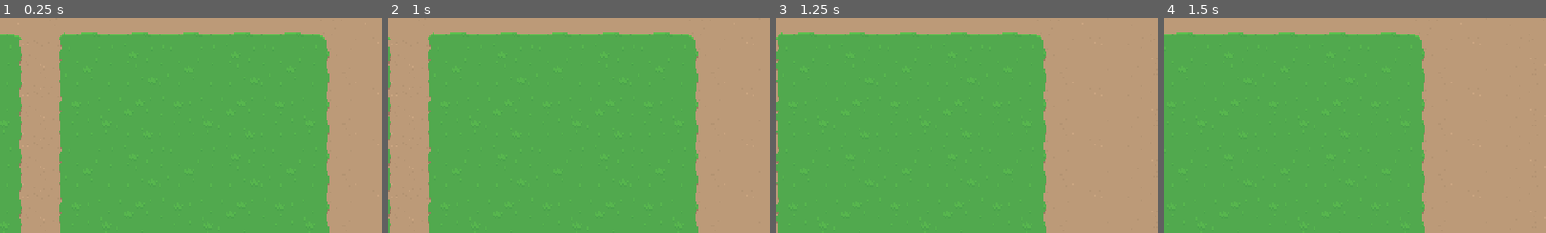
Above: before the commit, frames 1-4 (left to right).
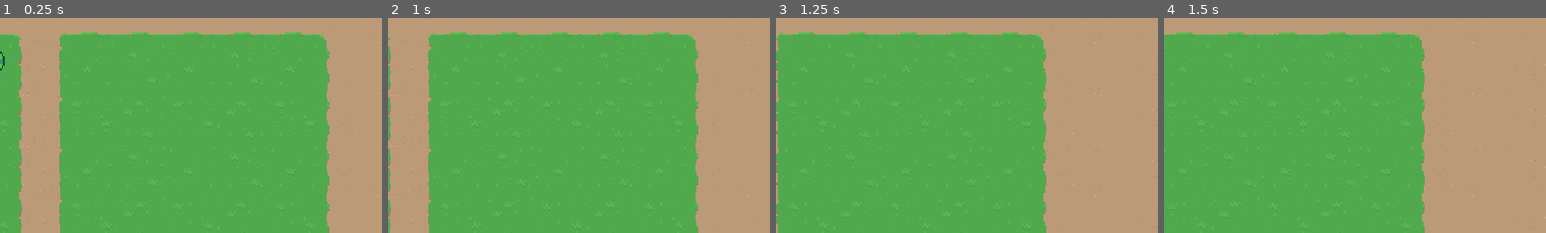
Above: after the commit, the same moments.

Repository: Sai-Santosh09/1st-game-test
Game: Godot game, scene res://Levels/Area01/01.tscn
Same seed, same stepped clock (60 frames per second), same inputs: the game is played once before the commit and once after it. Sound files missing from this copy of the repository are replaced by a short silence.
Inputs:
- Up to frame 1 (0.25 s): no input
- Up to frame 2 (1 s): tap Enter at 0.5 s; hold Right (right) from 0.53 s (still down); hold Z (attack) from 0.53 s (still down)
- Up to frame 3 (1.25 s): keep holding Right (right); keep holding Z (attack)
- Up to frame 4 (1.5 s): release Right (right) at 1.28 s; release Z (attack) at 1.28 s; hold Down (down) from 1.28 s (still down); tap Alt at 1.35 s
The pictures show only the part of the screen within x 0-50%, y 0-50%; the shares and areas given below are measured in that part.

The runs differ from the first frame. In frame 1, less than 0.1% of the frame differs, in the area x 0-2%, y 15-25%; in frame 2, nothing differs; in frame 3, nothing differs; in frame 4, nothing differs.

Commit message:
worked on the resource management and added inventory slot to the pause menu(not yet functional)

Diff:
--- a/00_Globals/global_player_manager.gd
+++ b/00_Globals/global_player_manager.gd
@@ -2,6 +2,8 @@
 
 
 const PLAYER = preload("uid://6ule42j8g1yt")
+const INVENTORY_DATA : InventoryData = preload("res://GUI/pause_menu/inventory/player_inventory.tres")
+
 
 var player : Player
 var player_spawned : bool = false
--- /dev/null
+++ b/GUI/pause_menu/inventory/Scripts/inventory_data.gd
@@ -0,0 +1,45 @@
+class_name InventoryData extends Resource
+
+@export var slots : Array[ SlotData ]
+
+func _init() -> void:
+	connect_slots()
+	pass
+
+
+
+func add_item( item : ItemData, count : int = 1) -> bool:
+	for s in slots:
+		if s:
+			if s.item_data == item:
+				s.quantity += count
+				return true
+
+	for i in slots.size():
+		if slots[ i ] == null:
+			var new = SlotData.new()
+			new.item_data = item
+			new.quantity = count
+			slots[ i ] = new
+			new.changed.connect( slot_changed )
+			return true
+
+
+	return false
+
+
+func connect_slots() -> void:
+	for s in slots:
+		if s:
+			s.changed.connect( slot_changed )
+
+
+func slot_changed() -> void:
+	for s in slots:
+		if s:
+			if s.quantity < 1:
+				s.changed.disconnect( slot_changed )
+				var index = slots.find( s )
+				slots[ index ] = null
+				emit_changed()
+	pass
--- /dev/null
+++ b/GUI/pause_menu/inventory/Scripts/inventory_slot_ui.gd
@@ -0,0 +1,44 @@
+class_name InventorySlotUI extends Button
+
+var slot_data : SlotData : set = set_slot_data
+
+@onready var texture_rect: TextureRect = $TextureRect
+@onready var label: Label = $Label
+
+
+func _ready() -> void:
+	texture_rect.texture = null
+	label.text = ""
+	focus_entered.connect( item_focused )
+	focus_exited.connect( item_unfocused )
+	pressed.connect( item_pressed )
+
+
+func set_slot_data( value : SlotData ) -> void:
+	slot_data = value
+	if slot_data == null:
+		return
+	texture_rect.texture = slot_data.item_data.texture
+	label.text = str( slot_data.quantity )
+
+
+
+func item_focused() -> void:
+	if slot_data != null:
+		if slot_data.item_data != null:
+			PauseMenu.update_item_description( slot_data.item_data.description )
+	pass
+
+func item_unfocused() -> void:
+	PauseMenu.update_item_description("")
+	pass
+
+
+func item_pressed() -> void:
+	if slot_data:
+		if slot_data.item_data:
+			var was_used = slot_data.item_data.use()
+			if was_used == false:
+				return
+			slot_data.quantity -= 1
+			label.text = str( slot_data.quantity )
--- /dev/null
+++ b/GUI/pause_menu/inventory/Scripts/inventory_ui.gd
@@ -0,0 +1,48 @@
+class_name InventoryUI extends Control
+
+
+const INVENTORY_SLOT = preload("res://GUI/pause_menu/inventory/inventory_slot.tscn")
+
+var focus_index : int = 0
+
+@export var data : InventoryData
+
+
+func _ready() -> void:
+	PauseMenu.shown.connect( update_inventory )
+	PauseMenu.hidden.connect( clear_inventory )
+	clear_inventory()
+	data.changed.connect( on_inventory_changed )
+	pass
+
+
+func clear_inventory() -> void:
+	for c in get_children():
+		c.queue_free()
+
+
+func update_inventory() -> void:
+	for s in data.slots:
+		var new_slot = INVENTORY_SLOT.instantiate()
+		add_child( new_slot )
+		new_slot.slot_data = s
+		new_slot.focus_entered.connect( item_focused )
+
+	await get_tree().process_frame
+	get_child( 0 ).grab_focus()
+
+
+func item_focused() -> void:
+	for i in get_child_count():
+		if get_child( i ).has_focus():
+			focus_index = i
+			return
+	pass
+
+
+func on_inventory_changed() -> void:
+	var i = focus_index
+	clear_inventory()
+	await update_inventory()
+	await get_tree().process_frame
+	get_child(i).grab_focus()
--- /dev/null
+++ b/GUI/pause_menu/inventory/Scripts/slot_data.gd
@@ -0,0 +1,10 @@
+class_name SlotData extends Resource
+
+@export var item_data : ItemData
+@export var quantity : int = 0 : set = set_quantity
+
+
+func set_quantity( value : int ) -> void:
+	quantity = value
+	if quantity < 1:
+		emit_changed()
--- /dev/null
+++ b/GUI/pause_menu/inventory/inventory_slot.tscn
@@ -0,0 +1,29 @@
+[gd_scene load_steps=4 format=3 uid="uid://pc5nda8lr1bl"]
+
+[ext_resource type="Script" uid="uid://byemqbcipu6ob" path="res://GUI/pause_menu/inventory/Scripts/inventory_slot_ui.gd" id="1_d72hl"]
+[ext_resource type="Texture2D" uid="uid://b2rdkdwfytd5h" path="res://items/Sprites/items.png" id="1_eqhwg"]
+
+[sub_resource type="AtlasTexture" id="AtlasTexture_d72hl"]
+atlas = ExtResource("1_eqhwg")
+region = Rect2(0, 0, 32, 32)
+
+[node name="InventorySlot" type="Button"]
+custom_minimum_size = Vector2(32, 32)
+offset_right = 32.0
+offset_bottom = 32.0
+script = ExtResource("1_d72hl")
+
+[node name="TextureRect" type="TextureRect" parent="."]
+layout_mode = 0
+offset_right = 32.0
+offset_bottom = 32.0
+texture = SubResource("AtlasTexture_d72hl")
+stretch_mode = 3
+
+[node name="Label" type="Label" parent="."]
+layout_mode = 0
+offset_right = 31.0
+offset_bottom = 23.0
+theme_override_font_sizes/font_size = 8
+text = "99"
+horizontal_alignment = 2
--- /dev/null
+++ b/GUI/pause_menu/inventory/player_inventory.tres
@@ -0,0 +1,9 @@
+[gd_resource type="Resource" script_class="InventoryData" load_steps=3 format=3 uid="uid://byleoyua0ac7b"]
+
+[ext_resource type="Script" uid="uid://cofvbt5dhxj32" path="res://GUI/pause_menu/inventory/Scripts/inventory_data.gd" id="1_x61lb"]
+[ext_resource type="Script" uid="uid://d2ye03tpsayh8" path="res://GUI/pause_menu/inventory/Scripts/slot_data.gd" id="2_1btyl"]
+
+[resource]
+script = ExtResource("1_x61lb")
+slots = Array[ExtResource("2_1btyl")]([null, null, null, null, null, null, null, null, null, null])
+metadata/_custom_type_script = "uid://cofvbt5dhxj32"
--- a/GUI/pause_menu/pause_menu.gd
+++ b/GUI/pause_menu/pause_menu.gd
@@ -1,7 +1,14 @@
 extends CanvasLayer
 
-@onready var button_save: Button = $VBoxContainer/Button_Save
-@onready var button_load: Button = $VBoxContainer/Button_Load
+signal shown
+signal hidden
+
+@onready var audio_stream_player: AudioStreamPlayer = $Control/AudioStreamPlayer
+@onready var button_save: Button = $Control/HBoxContainer/Button_Save
+@onready var button_load: Button = $Control/HBoxContainer/Button_Load
+@onready var item_description: Label = $Control/ItemDescription
+
+
 
 var is_paused : bool = false
 
@@ -27,13 +34,14 @@
 	get_tree().paused = true
 	visible = true
 	is_paused = true
-	button_save.grab_focus()
+	shown.emit()
 
 
 func hide_pause_menu() -> void:
 	get_tree().paused = false
 	visible = false
 	is_paused = false
+	hidden.emit()
 
 
 func _on_save_pressed() -> void:
@@ -51,3 +59,13 @@
 	await LevalManager.level_load_started
 	hide_pause_menu()
 	pass
+
+
+func update_item_description( new_text : String ) -> void:
+	item_description.text = new_text
+
+
+
+func play_audio( audio : AudioStream ) -> void:
+	audio_stream_player.stream = audio
+	audio_stream_player.play()
--- a/GUI/pause_menu/pause_menu.tscn
+++ b/GUI/pause_menu/pause_menu.tscn
@@ -1,12 +1,40 @@
-[gd_scene load_steps=2 format=3 uid="uid://eh6oc7dntr2"]
+[gd_scene load_steps=8 format=3 uid="uid://eh6oc7dntr2"]
 
 [ext_resource type="Script" uid="uid://bcbo5jm1bx1dm" path="res://GUI/pause_menu/pause_menu.gd" id="1_4w82k"]
+[ext_resource type="Texture2D" uid="uid://b2rdkdwfytd5h" path="res://items/Sprites/items.png" id="2_yiq8o"]
+[ext_resource type="Script" uid="uid://c8w4rsjc3bv22" path="res://GUI/pause_menu/inventory/Scripts/inventory_ui.gd" id="3_36pfd"]
+[ext_resource type="PackedScene" uid="uid://pc5nda8lr1bl" path="res://GUI/pause_menu/inventory/inventory_slot.tscn" id="3_rsqrg"]
+[ext_resource type="Resource" uid="uid://byleoyua0ac7b" path="res://GUI/pause_menu/inventory/player_inventory.tres" id="4_ewgu5"]
+
+[sub_resource type="AtlasTexture" id="AtlasTexture_rsqrg"]
+atlas = ExtResource("2_yiq8o")
+region = Rect2(96, 0, 32, 32)
+
+[sub_resource type="StyleBoxTexture" id="StyleBoxTexture_36pfd"]
+content_margin_left = 10.0
+content_margin_top = 10.0
+content_margin_right = 10.0
+content_margin_bottom = 10.0
+texture = SubResource("AtlasTexture_rsqrg")
+texture_margin_left = 14.0
+texture_margin_top = 14.0
+texture_margin_right = 14.0
+texture_margin_bottom = 14.0
 
 [node name="PauseMenu" type="CanvasLayer"]
 process_mode = 3
 script = ExtResource("1_4w82k")
 
-[node name="ColorRect" type="ColorRect" parent="."]
+[node name="Control" type="Control" parent="."]
+layout_mode = 3
+anchors_preset = 15
+anchor_right = 1.0
+anchor_bottom = 1.0
+grow_horizontal = 2
+grow_vertical = 2
+
+[node name="ColorRect" type="ColorRect" parent="Control"]
+layout_mode = 1
 anchors_preset = 15
 anchor_right = 1.0
 anchor_bottom = 1.0
@@ -14,38 +42,95 @@
 grow_vertical = 2
 color = Color(0.10747976, 0.10747973, 0.10747973, 0.78431374)
 
-[node name="VBoxContainer" type="VBoxContainer" parent="."]
+[node name="Label" type="Label" parent="Control"]
+modulate = Color(1, 1, 1, 0.78431374)
+layout_mode = 1
 anchors_preset = 8
 anchor_left = 0.5
 anchor_top = 0.5
 anchor_right = 0.5
 anchor_bottom = 0.5
-offset_left = -65.5
-offset_top = -33.5
-offset_right = 65.5
-offset_bottom = 33.5
+offset_left = -114.0
+offset_top = -97.0
+offset_right = -38.0
+offset_bottom = -74.0
 grow_horizontal = 2
 grow_vertical = 2
+text = "[ Paused ]"
 
-[node name="Button_Save" type="Button" parent="VBoxContainer"]
-layout_mode = 2
-text = "Save"
-
-[node name="Button_Load" type="Button" parent="VBoxContainer"]
-layout_mode = 2
-text = "Load"
-
-[node name="Label" type="Label" parent="."]
+[node name="ItemDescription" type="Label" parent="Control"]
 modulate = Color(1, 1, 1, 0.78431374)
+layout_mode = 1
 anchors_preset = 8
 anchor_left = 0.5
 anchor_top = 0.5
 anchor_right = 0.5
 anchor_bottom = 0.5
-offset_left = -38.0
-offset_top = -65.0
-offset_right = 38.0
-offset_bottom = -42.0
+offset_left = -163.0
+offset_top = 29.0
+offset_right = 23.0
+offset_bottom = 57.0
 grow_horizontal = 2
 grow_vertical = 2
-text = "[ Paused ]"
+theme_override_font_sizes/font_size = 10
+horizontal_alignment = 1
+autowrap_mode = 2
+
+[node name="PanelContainer" type="PanelContainer" parent="Control"]
+layout_mode = 0
+offset_left = 72.0
+offset_top = 74.0
+offset_right = 268.0
+offset_bottom = 162.0
+theme_override_styles/panel = SubResource("StyleBoxTexture_36pfd")
+
+[node name="GridContainer" type="GridContainer" parent="Control/PanelContainer"]
+layout_mode = 2
+columns = 5
+script = ExtResource("3_36pfd")
+data = ExtResource("4_ewgu5")
+
+[node name="InventorySlot" parent="Control/PanelContainer/GridContainer" instance=ExtResource("3_rsqrg")]
+layout_mode = 2
+
+[node name="InventorySlot2" parent="Control/PanelContainer/GridContainer" instance=ExtResource("3_rsqrg")]
+layout_mode = 2
+
+[node name="InventorySlot3" parent="Control/PanelContainer/GridContainer" instance=ExtResource("3_rsqrg")]
+layout_mode = 2
+
+[node name="InventorySlot4" parent="Control/PanelContainer/GridContainer" instance=ExtResource("3_rsqrg")]
+layout_mode = 2
+
+[node name="InventorySlot5" parent="Control/PanelContainer/GridContainer" instance=ExtResource("3_rsqrg")]
+layout_mode = 2
+
+[node name="InventorySlot6" parent="Control/PanelContainer/GridContainer" instance=ExtResource("3_rsqrg")]
+layout_mode = 2
+
+[node name="HBoxContainer" type="HBoxContainer" parent="Control"]
+layout_mode = 1
+anchors_preset = 8
+anchor_left = 0.5
+anchor_top = 0.5
+anchor_right = 0.5
+anchor_bottom = 0.5
+offset_left = -146.0
+offset_top = 76.0
+offset_right = 8.0
+offset_bottom = 107.0
+grow_horizontal = 2
+grow_vertical = 2
+
+[node name="Button_Save" type="Button" parent="Control/HBoxContainer"]
+custom_minimum_size = Vector2(75, 0)
+layout_mode = 2
+text = "Save"
+
+[node name="Button_Load" type="Button" parent="Control/HBoxContainer"]
+custom_minimum_size = Vector2(75, 0)
+layout_mode = 2
+text = "Load"
+
+[node name="AudioStreamPlayer" type="AudioStreamPlayer" parent="Control"]
+max_polyphony = 4
--- a/Levels/Area01/01.tscn
+++ b/Levels/Area01/01.tscn
@@ -1,9 +1,14 @@
-[gd_scene load_steps=5 format=3 uid="uid://pe6m1ydy5wqo"]
+[gd_scene load_steps=10 format=3 uid="uid://pe6m1ydy5wqo"]
 
 [ext_resource type="Script" uid="uid://1jjtlrsmcmys" path="res://Levels/scripts/level.gd" id="1_22ele"]
 [ext_resource type="PackedScene" uid="uid://c5wsm6ebjhilr" path="res://tile maps/grass-01.tscn" id="1_vbl6q"]
 [ext_resource type="PackedScene" uid="uid://be3ek6w07ogid" path="res://Levels/player_spawn.tscn" id="2_chooo"]
 [ext_resource type="PackedScene" uid="uid://3jnnokf0c7ya" path="res://Levels/level_transition.tscn" id="4_4t7i1"]
+[ext_resource type="PackedScene" uid="uid://dhtgo606peawg" path="res://items/item_pickup/item_pickup.tscn" id="5_th3kk"]
+[ext_resource type="Resource" uid="uid://dl6owprmny0gu" path="res://items/gem.tres" id="6_b60gt"]
+[ext_resource type="Resource" uid="uid://chbpiwwxc5mp2" path="res://items/stone.tres" id="7_f2d14"]
+[ext_resource type="Resource" uid="uid://dy1l6qqnwlkvx" path="res://items/potion.tres" id="8_an23e"]
+[ext_resource type="Resource" uid="uid://btgy1pxbpcf2i" path="res://items/apple.tres" id="9_b60gt"]
 
 [node name="01" type="Node2D"]
 script = ExtResource("1_22ele")
@@ -24,3 +29,19 @@
 position = Vector2(704, 96)
 level = "uid://ctyx7nk2hljja"
 side = 1
+
+[node name="ItemPickup" parent="." instance=ExtResource("5_th3kk")]
+position = Vector2(-14, 141)
+item_data = ExtResource("6_b60gt")
+
+[node name="ItemPickup2" parent="." instance=ExtResource("5_th3kk")]
+position = Vector2(-33, 238)
+item_data = ExtResource("7_f2d14")
+
+[node name="ItemPickup3" parent="." instance=ExtResource("5_th3kk")]
+position = Vector2(-41, 195)
+item_data = ExtResource("8_an23e")
+
+[node name="ItemPickup4" parent="." instance=ExtResource("5_th3kk")]
+position = Vector2(-62, 163)
+item_data = ExtResource("9_b60gt")
--- /dev/null
+++ b/items/Scripts/item_data.gd
@@ -0,0 +1,19 @@
+class_name ItemData extends Resource
+
+@export var name : String = ""
+@export_multiline var description : String = ""
+@export var texture : Texture2D
+
+
+@export_category("Item Use effect")
+@export var effects : Array[ ItemEffect ]
+
+
+func use() -> bool:
+	if effects.size() == 0:
+		return false
+
+	for e in effects:
+		if e:
+			e.use()
+	return true
--- /dev/null
+++ b/items/apple.tres
@@ -0,0 +1,24 @@
+[gd_resource type="Resource" script_class="ItemData" load_steps=8 format=3 uid="uid://btgy1pxbpcf2i"]
+
+[ext_resource type="Script" uid="uid://c7grt0shs7ns7" path="res://items/item_effects/item_effect.gd" id="1_dumep"]
+[ext_resource type="Script" uid="uid://cxp2y7ckfqaev" path="res://items/item_effects/item_effect_heal.gd" id="2_rj1s8"]
+[ext_resource type="Script" uid="uid://cmmh17r1gdq1l" path="res://items/Scripts/item_data.gd" id="2_xmv7l"]
+[ext_resource type="AudioStream" uid="uid://xdhejrrgp72p" path="res://items/item_effects/hp-up.wav" id="3_ia5ia"]
+[ext_resource type="Texture2D" uid="uid://b2rdkdwfytd5h" path="res://items/Sprites/items.png" id="5_hbuy5"]
+
+[sub_resource type="Resource" id="Resource_qgymf"]
+script = ExtResource("2_rj1s8")
+sound = ExtResource("3_ia5ia")
+metadata/_custom_type_script = "uid://cxp2y7ckfqaev"
+
+[sub_resource type="AtlasTexture" id="AtlasTexture_26tcx"]
+atlas = ExtResource("5_hbuy5")
+region = Rect2(192, 0, 32, 32)
+
+[resource]
+script = ExtResource("2_xmv7l")
+name = "Apple"
+description = "Doctor Repellent (+Small HP, −1 doctor visit)"
+texture = SubResource("AtlasTexture_26tcx")
+effects = Array[ExtResource("1_dumep")]([SubResource("Resource_qgymf")])
+metadata/_custom_type_script = "uid://cmmh17r1gdq1l"
--- /dev/null
+++ b/items/gem.tres
@@ -0,0 +1,16 @@
+[gd_resource type="Resource" script_class="ItemData" load_steps=5 format=3 uid="uid://dl6owprmny0gu"]
+
+[ext_resource type="Script" uid="uid://c7grt0shs7ns7" path="res://items/item_effects/item_effect.gd" id="1_gbvxt"]
+[ext_resource type="Script" uid="uid://cmmh17r1gdq1l" path="res://items/Scripts/item_data.gd" id="1_m7x72"]
+[ext_resource type="Texture2D" uid="uid://b2rdkdwfytd5h" path="res://items/Sprites/items.png" id="2_o2n4o"]
+
+[sub_resource type="AtlasTexture" id="AtlasTexture_gbvxt"]
+atlas = ExtResource("2_o2n4o")
+region = Rect2(0, 0, 32, 32)
+
+[resource]
+script = ExtResource("1_m7x72")
+name = "Gem"
+description = "Sparkles so hard it distracts enemies… and you."
+texture = SubResource("AtlasTexture_gbvxt")
+metadata/_custom_type_script = "uid://cmmh17r1gdq1l"
--- /dev/null
+++ b/items/item_effects/item_effect.gd
@@ -0,0 +1,7 @@
+class_name ItemEffect extends Resource
+
+@export var use_description : String
+
+
+func use() -> void:
+	pass
--- /dev/null
+++ b/items/item_effects/item_effect_heal.gd
@@ -0,0 +1,8 @@
+class_name ItemEffectHeal extends ItemEffect
+
+@export var heal_amount : int = 1
+@export var sound : AudioStream
+
+func use() -> void:
+	PlayerManager.player.update_hp( heal_amount )
+	PauseMenu.play_audio( sound )
--- /dev/null
+++ b/items/item_pickup/item_pickup.gd
@@ -0,0 +1,44 @@
+@tool
+class_name ItemPickup extends Node2D
+
+@export var item_data : ItemData : set = _set_item_data
+
+
+@onready var area_2d: Area2D = $Area2D
+@onready var sprite_2d: Sprite2D = $Sprite2D
+@onready var audio_stream_player_2d: AudioStreamPlayer2D = $AudioStreamPlayer2D
+
+
+func _ready() -> void:
+	_update_texture()
+	if Engine.is_editor_hint():
+		return
+	area_2d.body_entered.connect( _on_body_entered )
+
+func _on_body_entered( b ) -> void:
+	if b is Player:
+		if item_data:
+			if PlayerManager.INVENTORY_DATA.add_item( item_data ) == true:
+				item_picked_up()
+	pass
+
+
+func item_picked_up() -> void:
+	area_2d.body_entered.disconnect( _on_body_entered )
+	audio_stream_player_2d.play()
+	visible = false
+	await audio_stream_player_2d.finished
+	queue_free()
+	pass
+
+
+func _set_item_data( value : ItemData ) -> void:
+	item_data = value
+	_update_texture()
+	pass
+
+
+func _update_texture() -> void:
+	if item_data and sprite_2d:
+		sprite_2d.texture = item_data.texture
+	pass
--- /dev/null
+++ b/items/item_pickup/item_pickup.tscn
@@ -0,0 +1,19 @@
+[gd_scene load_steps=4 format=3 uid="uid://dhtgo606peawg"]
+
+[ext_resource type="Script" uid="uid://d0wg1dxfuvnkb" path="res://items/item_pickup/item_pickup.gd" id="1_0g51u"]
+[ext_resource type="AudioStream" uid="uid://on8ih5r51mm5" path="res://items/item_pickup/item_pickup.wav" id="2_0rscd"]
+
+[sub_resource type="CircleShape2D" id="CircleShape2D_0g51u"]
+
+[node name="ItemPickup" type="Node2D"]
+script = ExtResource("1_0g51u")
+
+[node name="Area2D" type="Area2D" parent="."]
+
+[node name="CollisionShape2D" type="CollisionShape2D" parent="Area2D"]
+shape = SubResource("CircleShape2D_0g51u")
+
+[node name="Sprite2D" type="Sprite2D" parent="."]
+
+[node name="AudioStreamPlayer2D" type="AudioStreamPlayer2D" parent="."]
+stream = ExtResource("2_0rscd")
--- /dev/null
+++ b/items/potion.tres
@@ -0,0 +1,25 @@
+[gd_resource type="Resource" script_class="ItemData" load_steps=8 format=3 uid="uid://dy1l6qqnwlkvx"]
+
+[ext_resource type="Script" uid="uid://cmmh17r1gdq1l" path="res://items/Scripts/item_data.gd" id="1_70df6"]
+[ext_resource type="Script" uid="uid://c7grt0shs7ns7" path="res://items/item_effects/item_effect.gd" id="1_hxf14"]
+[ext_resource type="Texture2D" uid="uid://b2rdkdwfytd5h" path="res://items/Sprites/items.png" id="2_8h85v"]
+[ext_resource type="Script" uid="uid://cxp2y7ckfqaev" path="res://items/item_effects/item_effect_heal.gd" id="2_u0y06"]
+[ext_resource type="AudioStream" uid="uid://xdhejrrgp72p" path="res://items/item_effects/hp-up.wav" id="3_ncbnu"]
+
+[sub_resource type="Resource" id="Resource_q7uc3"]
+script = ExtResource("2_u0y06")
+heal_amount = 2
+sound = ExtResource("3_ncbnu")
+metadata/_custom_type_script = "uid://cxp2y7ckfqaev"
+
+[sub_resource type="AtlasTexture" id="AtlasTexture_2nysy"]
+atlas = ExtResource("2_8h85v")
+region = Rect2(32, 0, 32, 32)
+
+[resource]
+script = ExtResource("1_70df6")
+name = "Potion"
+description = "Ctrl+Z in a Bottle"
+texture = SubResource("AtlasTexture_2nysy")
+effects = Array[ExtResource("1_hxf14")]([SubResource("Resource_q7uc3")])
+metadata/_custom_type_script = "uid://cmmh17r1gdq1l"
--- /dev/null
+++ b/items/stone.tres
@@ -0,0 +1,16 @@
+[gd_resource type="Resource" script_class="ItemData" load_steps=5 format=3 uid="uid://chbpiwwxc5mp2"]
+
+[ext_resource type="Script" uid="uid://cmmh17r1gdq1l" path="res://items/Scripts/item_data.gd" id="1_becff"]
+[ext_resource type="Script" uid="uid://c7grt0shs7ns7" path="res://items/item_effects/item_effect.gd" id="1_uj5p3"]
+[ext_resource type="Texture2D" uid="uid://b2rdkdwfytd5h" path="res://items/Sprites/items.png" id="2_mwerj"]
+
+[sub_resource type="AtlasTexture" id="AtlasTexture_uj5p3"]
+atlas = ExtResource("2_mwerj")
+region = Rect2(64, 0, 32, 32)
+
+[resource]
+script = ExtResource("1_becff")
+name = "Stone"
+description = "The Rock That Witnessed Everything and Said Nothing"
+texture = SubResource("AtlasTexture_uj5p3")
+metadata/_custom_type_script = "uid://cmmh17r1gdq1l"
--- a/project.godot
+++ b/project.godot
@@ -83,5 +83,3 @@
 [rendering]
 
 textures/canvas_textures/default_texture_filter=0
-renderer/rendering_method="gl_compatibility"
-renderer/rendering_method.mobile="gl_compatibility"
Not shown, added: GUI/pause_menu/inventory/Scripts/inventory_data.gd.uid
Not shown, added: GUI/pause_menu/inventory/Scripts/inventory_slot_ui.gd.uid
Not shown, added: GUI/pause_menu/inventory/Scripts/inventory_ui.gd.uid
Not shown, added: GUI/pause_menu/inventory/Scripts/slot_data.gd.uid
Not shown, added: items/Scripts/item_data.gd.uid
Binary file added: items/Sprites/items.png
Not shown, added: items/Sprites/items.png.import
Not shown, added: items/item_effects/hp-up.wav.import
Not shown, added: items/item_effects/item_effect.gd.uid
Not shown, added: items/item_effects/item_effect_heal.gd.uid
Not shown, added: items/item_pickup/item_pickup.gd.uid
Not shown, added: items/item_pickup/item_pickup.wav.import
(and 2 more such lines)
